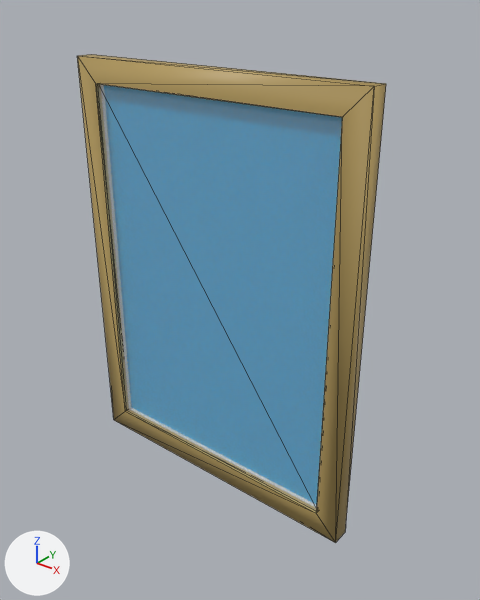
Before and after pictures for a commit that changed the glTF model packages/frontend/assets/room/objects/picture-frame/picture-frame.glb.
Camera for both pictures: a 50 mm lens placed at (0.327, -0.38, 0.237), pointed at (0.018, 0.006, -0.002). Arrows for +X, +Y and +Z are at lower left; the lights stay in place. The first picture is the older version. Mesh edges are drawn as thin lines. Vertices at exactly the same position are counted once.

Names of what the first picture shows: '__X_COVER__Cover', '__X_FRAME__Frame'.
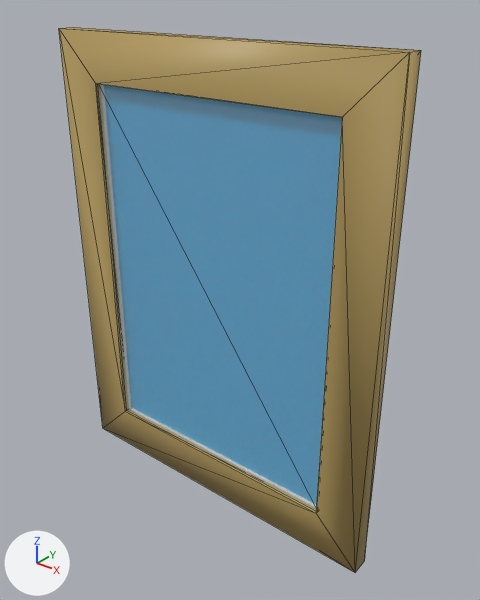
The newer file adds a shape key; the second version is drawn at full value of the shape key 'FrameThickness' of '__X_FRAME__Frame', and the change is written as the vertex moves it makes.

The edits, one by one:
me_cube_003 is used by ob_x_frame__frame; location (0.0, -0.0075, 0.0).
me_cube_003 had 16 vertices, 26 faces and spanned x -0.135..0.135, y -0.007..0.007, z -0.18..0.18.
me_cube_003 now has 16 vertices, 26 faces and spans x -0.155..0.155, y -0.007..0.007, z -0.2..0.2.
Part 1, on me_cube_003:
Vertex 0 of me_cube_003 moves from (-0.135, -0.007, -0.18) at pixel (113, 419) to (-0.155, -0.007, -0.2) at pixel (102, 428).
Vertex 1 of me_cube_003 moves from (-0.135, -0.007, 0.18) at pixel (77, 55) to (-0.155, -0.007, 0.2) at pixel (58, 28).
Vertex 2 of me_cube_003 moves from (-0.135, 0.007, -0.18) to (-0.155, 0.007, -0.2).
Vertex 3 of me_cube_003 moves from (-0.135, 0.007, 0.18) at pixel (91, 54) to (-0.155, 0.007, 0.2) at pixel (73, 27).
Vertex 4 of me_cube_003 moves from (0.135, -0.007, -0.18) at pixel (335, 542) to (0.155, -0.007, -0.2) at pixel (355, 572).
Vertex 5 of me_cube_003 moves from (0.135, -0.007, 0.18) at pixel (374, 86) to (0.155, -0.007, 0.2) at pixel (409, 52).
Vertex 6 of me_cube_003 moves from (0.135, 0.007, -0.18) at pixel (345, 532) to (0.155, 0.007, -0.2) at pixel (364, 561).
Vertex 7 of me_cube_003 moves from (0.135, 0.007, 0.18) at pixel (386, 83) to (0.155, 0.007, 0.2) at pixel (421, 50).

What differs and where, as boxes (x1, y1, x2, y2) in the pictures (480 x 600 px):
'__X_FRAME__Frame', reshaped (17% wider, 11% taller)
    before: (77, 54, 386, 543)
    after: (59, 27, 421, 572)
